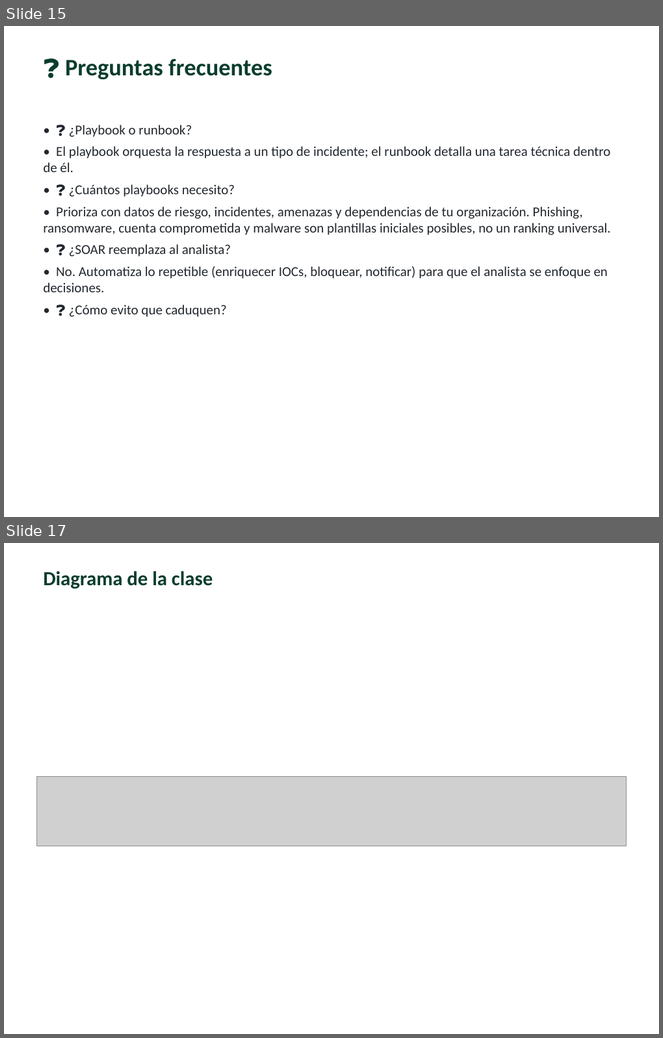
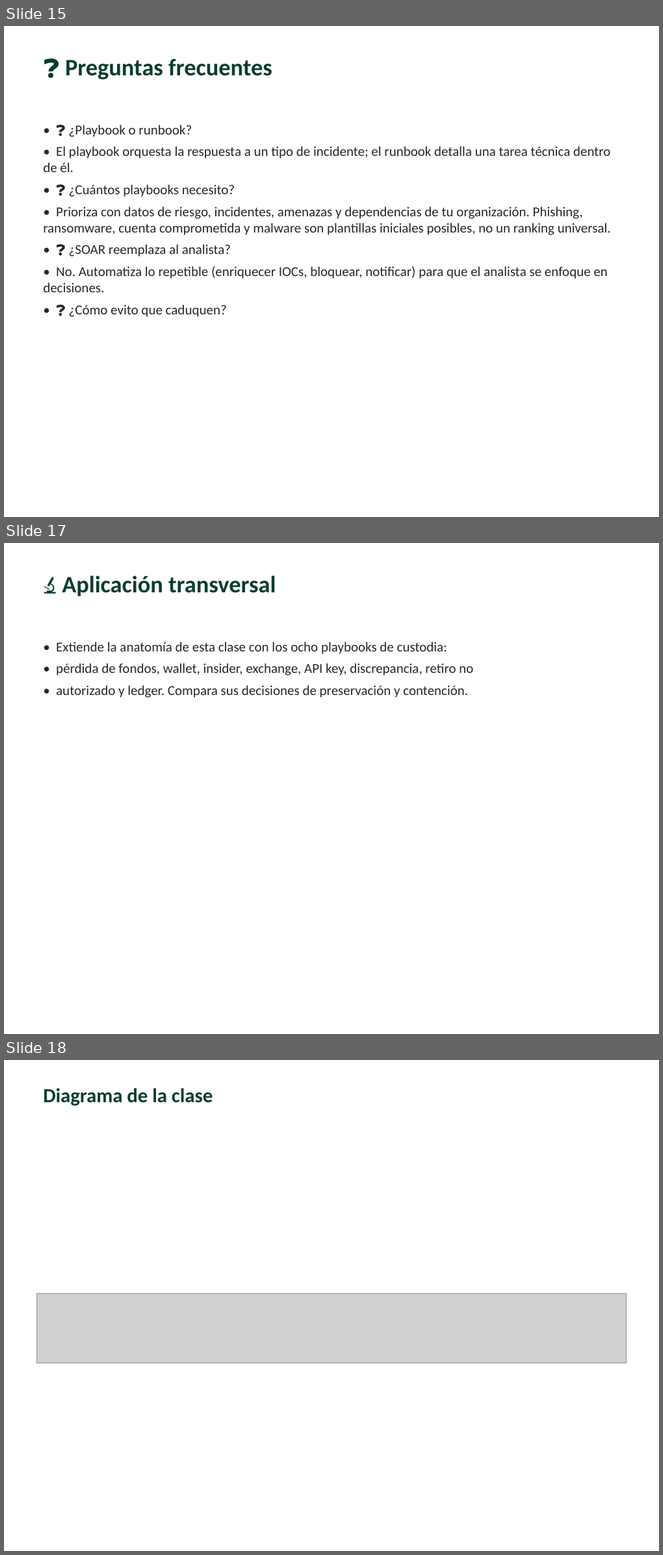
Before and after one commit to vladimiracunadev-create/modern-cybersecurity-program, a slide deck: classes/parte-9-forense-digital-y-respuesta-a-incidentes/215-playbooks-de-respuesta-a-incidentes/clase-215-presentacion.pptx. Shown one above the other, each under a label of ours: slides 15 and 17 before the commit, slides 15, 17 and 18 after it; the slides between them are not shown. The pictures are 663x1038 and 663x1555 pixels, drawn with LibreOffice and Linux fonts; fonts in the diff are those of the drawing; grey boxes stand for pictures. Boxes give left, top, right and bottom in pixels: in the first picture for what was removed or moved away, otherwise in the second. Text is boxed around its words. In the diff, an @@ line names an element or a change of style, - is before the commit and + after.

```diff
--- a/classes/parte-9-forense-digital-y-respuesta-a-incidentes/215-playbooks-de-respuesta-a-incidentes/clase-215-presentacion.pptx
+++ b/classes/parte-9-forense-digital-y-respuesta-a-incidentes/215-playbooks-de-respuesta-a-incidentes/clase-215-presentacion.pptx
@@ slide 17 added at bbox=[4, 543, 659, 1034], background #FFFFFF @@
@@ text added at bbox=[62, 575, 276, 596], 26 pt, text #0B3D2E, bold @@
+🔬 Aplicación transversal
@@ text added at bbox=[56, 642, 473, 698], 15 pt, text #22282E @@
+• Extiende la anatomía de esta clase con los ocho playbooks de custodia:
+• pérdida de fondos, wallet, insider, exchange, API key, discrepancia, retiro no
+• autorizado y ledger. Compara sus decisiones de preservación y contención.
@@ what was slide 17 is now slide 18 @@
```
Also in this commit, not shown: 3 slides changed, 2 other files.
